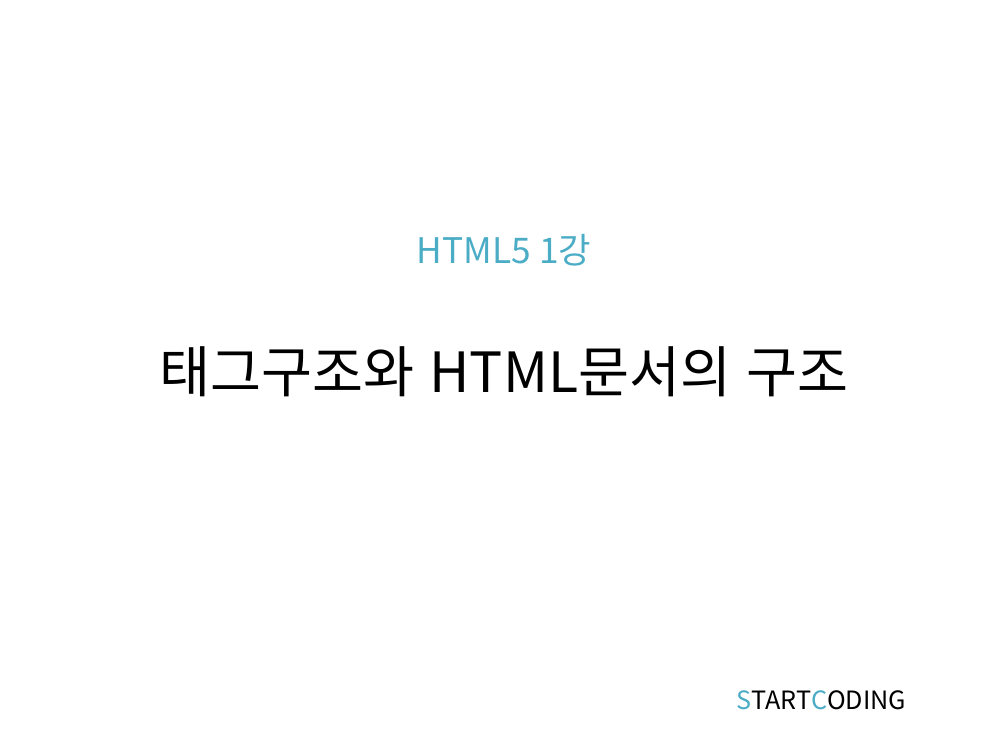
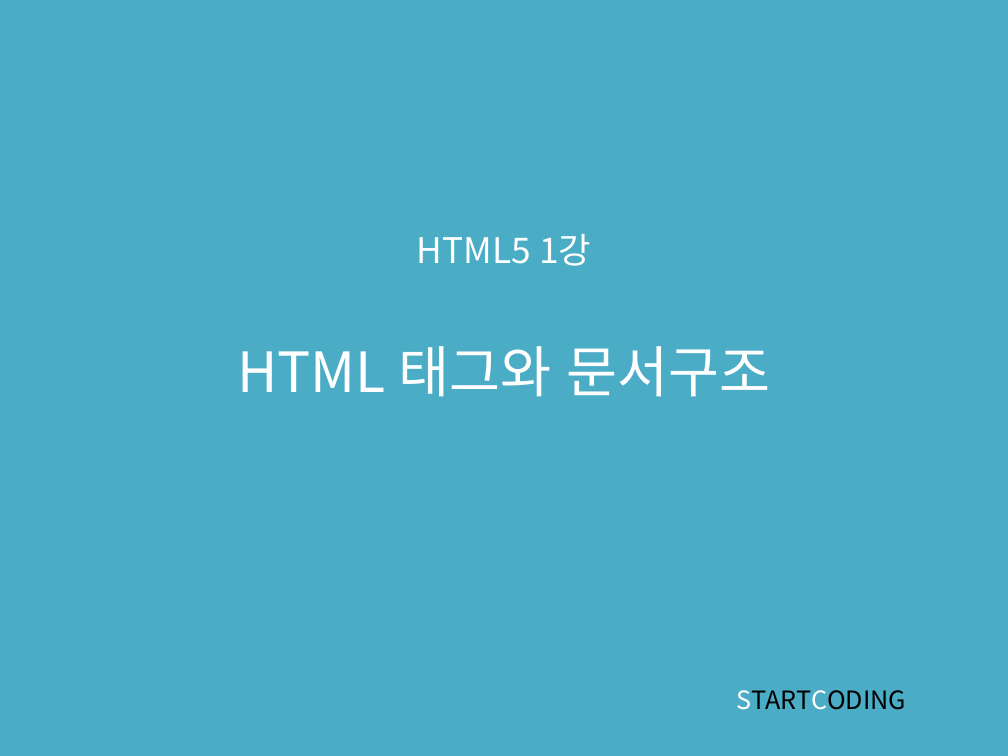
Before and after one commit to kwonkijun/web, a slide deck: slide 1 of 프론트엔드기초(PPT)/HTML5 1강_태그구조.pptx. Drawn at 1008x756 pixels with LibreOffice and Linux fonts; fonts in the diff are those of the drawing. Boxes give left, top, right and bottom in pixels: in the first picture for what was removed or moved away, otherwise in the second. Text is boxed around its words. In the diff, an @@ line names an element or a change of style, - is before the commit and + after.

```diff
--- a/프론트엔드기초(PPT)/HTML5 1강_태그구조.pptx
+++ b/프론트엔드기초(PPT)/HTML5 1강_태그구조.pptx
@@ background #FFFFFF to #4BACC6 @@
@@ title at (237, 234, 771, 397): text changed; text colour #000000 to #FFFFFF @@
-HTML5 1강
-태그구조와 HTML문서의 구조
+HTML5 1강
+HTML 태그와 문서구조
@@ text "STARTCODING" at (736, 690, 906, 710): text colour #4BACC6 to #FFFFFF in "STARTCODING" @@
```
Also in this commit, not shown: 1 other slide changed, 30 other files.
